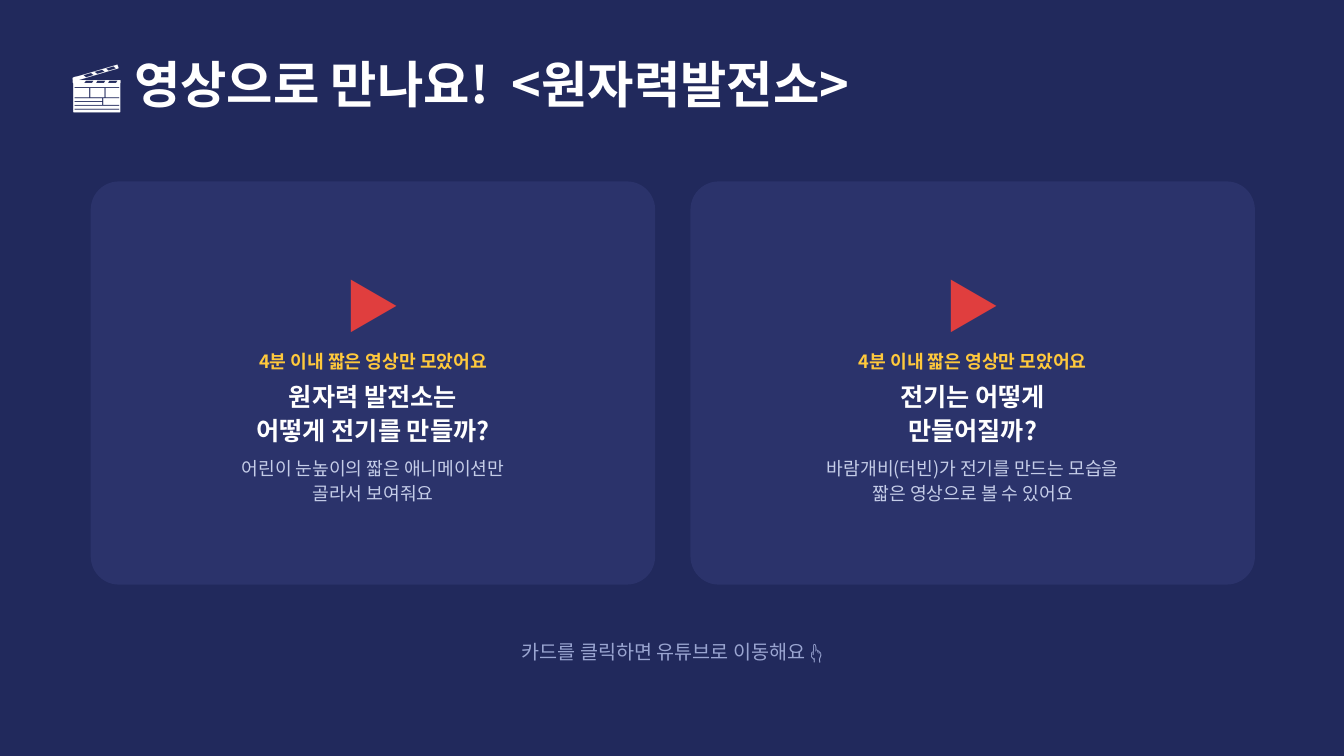
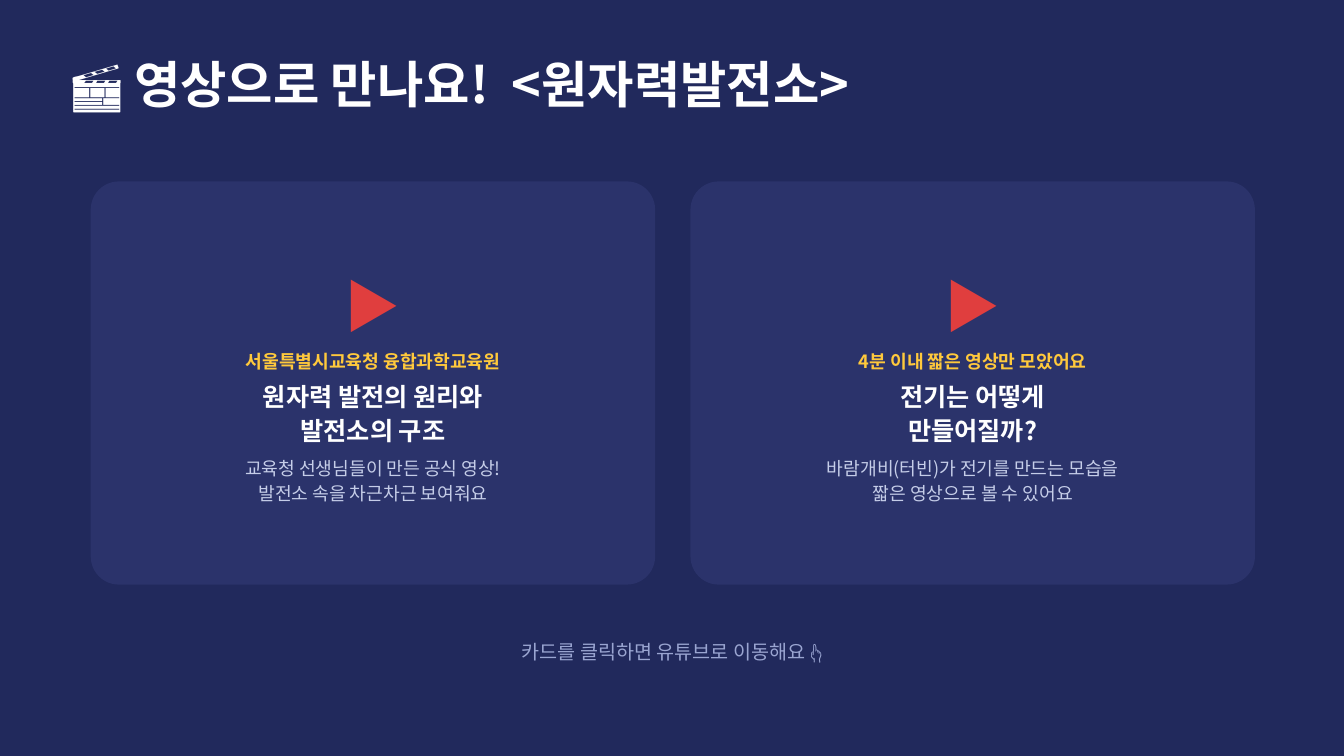
Before and after one commit to parksang-jun/ecture-materials, a slide deck: slide 19 of 강의자료/원자력 세상_초등 3-4학년용.pptx. Drawn at 1344x756 pixels with LibreOffice and Linux fonts; fonts in the diff are those of the drawing. Boxes give left, top, right and bottom in pixels: in the first picture for what was removed or moved away, otherwise in the second. Text is boxed around its words. In the diff, an @@ line names an element or a change of style, - is before the commit and + after.

```diff
--- a/강의자료/원자력 세상_초등 3-4학년용.pptx
+++ b/강의자료/원자력 세상_초등 3-4학년용.pptx
@@ text in rounded rectangle at <box>245,352,501,502</box>: text changed @@
-4분 이내 짧은 영상만 모았어요
-원자력 발전소는
-어떻게 전기를 만들까?
-어린이 눈높이의 짧은 애니메이션만
-골라서 보여줘요
+서울특별시교육청 융합과학교육원
+원자력 발전의 원리와
+발전소의 구조
+교육청 선생님들이 만든 공식 영상!
+발전소 속을 차근차근 보여줘요
```
Also in this commit, not shown: 4 other files.
